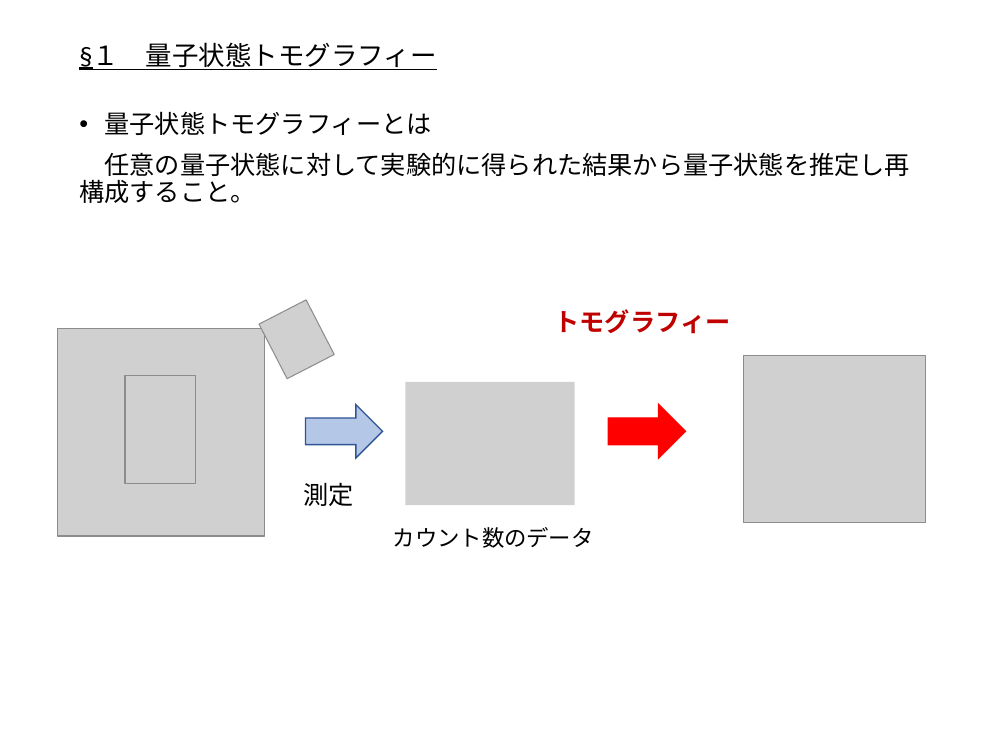
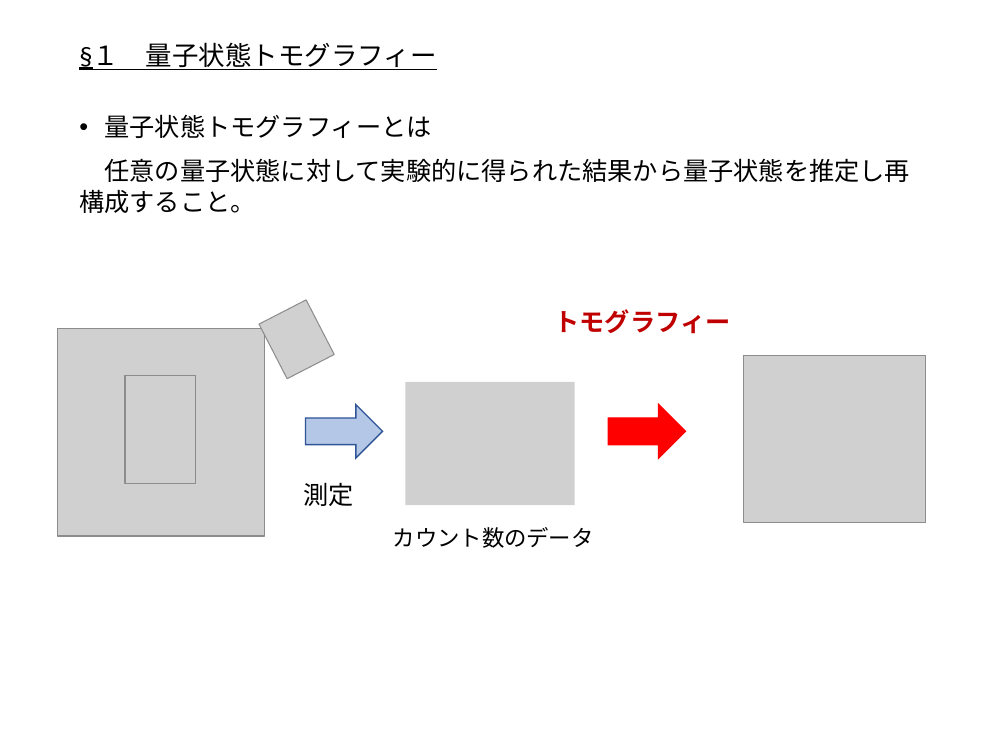
Before and after one commit to outk/graduate_thesis, a slide deck: slide 5 of 量子状態トモグラフィー.pptx (slide 3 before the commit). Drawn at 1008x756 pixels with LibreOffice and Linux fonts; fonts in the diff are those of the drawing; grey boxes stand for pictures. Boxes give left, top, right and bottom in pixels: in the first picture for what was removed or moved away, otherwise in the second. Text is boxed around its words. In the diff, an @@ line names an element or a change of style, - is before the commit and + after.

```diff
--- a/量子状態トモグラフィー.pptx
+++ b/量子状態トモグラフィー.pptx
@@ text "量子状態トモグラフィーとは" at <box>79,114,911,213</box>: line spacing 0.9 to 1 @@
```
Also in this commit, not shown: 11 other slides changed, 7 slides added, 2 slides removed.
